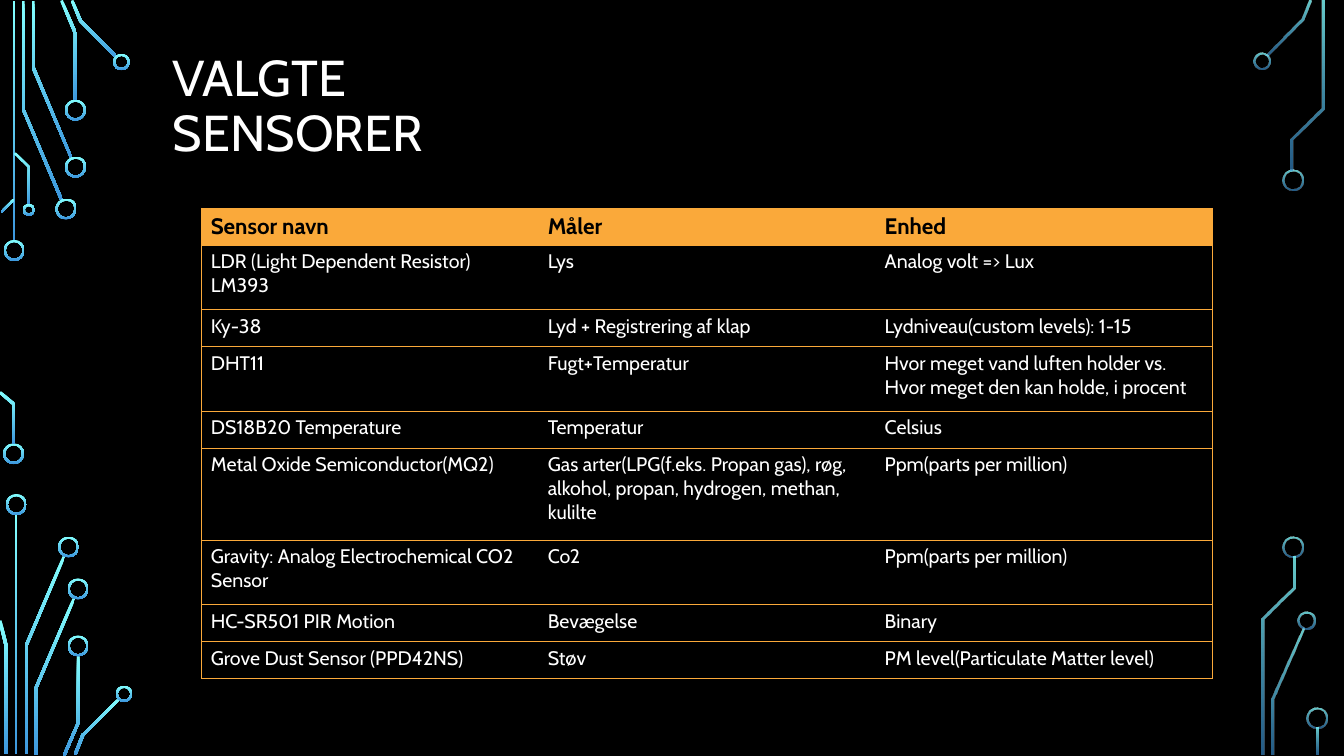
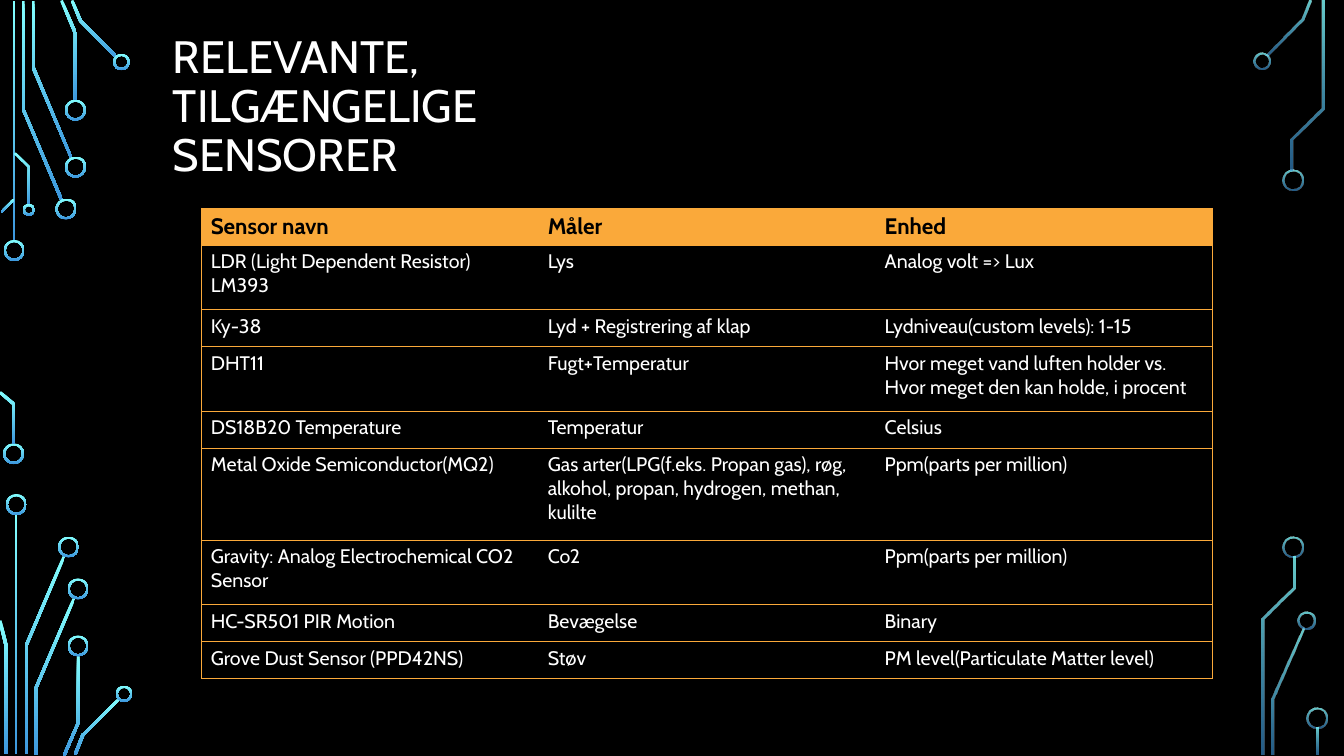
Before and after one commit to Skole-H4/Skole-repo, a slide deck: slide 5 of Embedded Programming og IoT/Arduino/Iot Klima Sensor.pptx. Drawn at 1344x756 pixels with LibreOffice and Linux fonts; fonts in the diff are those of the drawing; background and template pictures are left out. Boxes give left, top, right and bottom in pixels: in the first picture for what was removed or moved away, otherwise in the second. Text is boxed around its words. In the diff, an @@ line names an element or a change of style, - is before the commit and + after.

```diff
--- a/Embedded Programming og IoT/Arduino/Iot Klima Sensor.pptx
+++ b/Embedded Programming og IoT/Arduino/Iot Klima Sensor.pptx
@@ title at box(173, 41, 478, 172): text changed; size 36 to 32.4 pt @@
-VALGTE SENSORER
+RELEVANTE, TILGÆNGELIGE SENSORER
```
Also in this commit, not shown: 1 other slide changed, 7 slides added, 1 slide removed, 26 other files.
